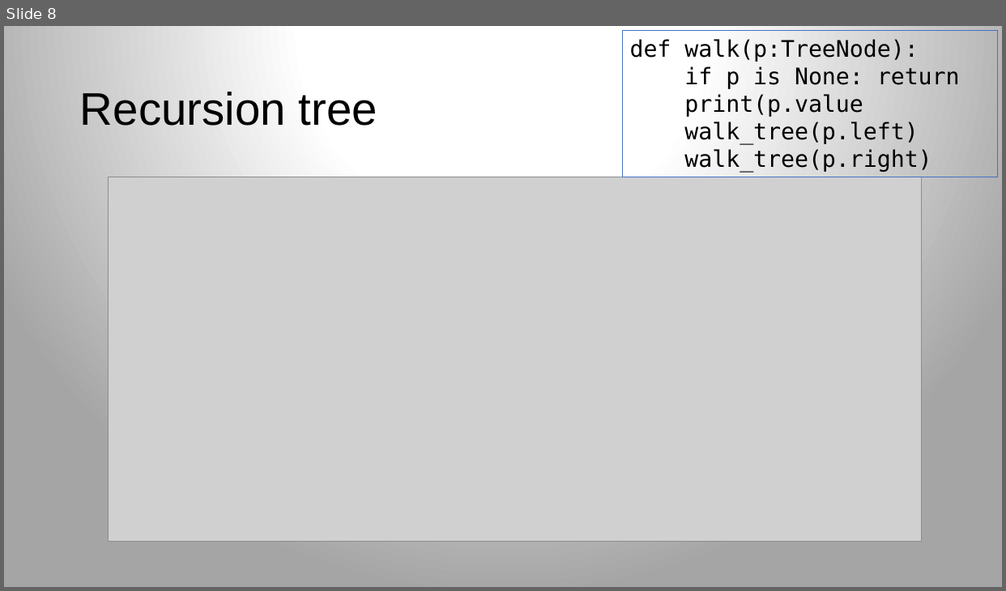
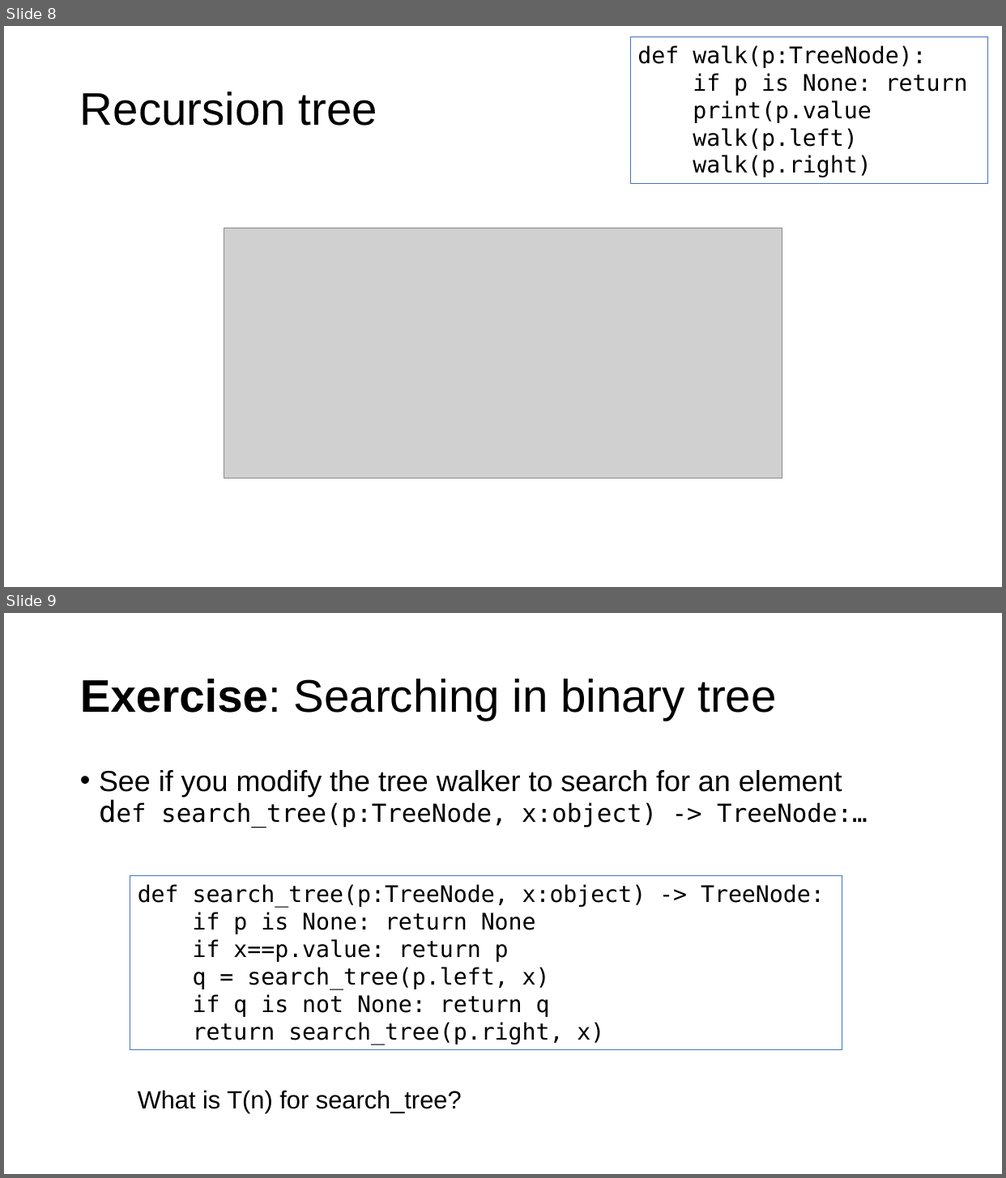
Before and after one commit to parrt/msds689, a slide deck: notes/walking-structures.pptx. Shown one above the other, each under a label of ours: slide 8 before the commit, slides 8 and 9 after it. The pictures are 1006x591 and 1006x1178 pixels, drawn with LibreOffice and Linux fonts; fonts in the diff are those of the drawing; grey boxes stand for pictures; background and template pictures are left out. Boxes give left, top, right and bottom in pixels: in the first picture for what was removed or moved away, otherwise in the second. Text is boxed around its words. In the diff, an @@ line names an element or a change of style, - is before the commit and + after.

```diff
--- a/notes/walking-structures.pptx
+++ b/notes/walking-structures.pptx
@@ slide 9 added at bbox=[4, 613, 1002, 1174], background #FFFFFF @@
@@ title added at bbox=[80, 679, 776, 720], 44 pt, text #000000 @@
+Exercise: Searching in binary tree
@@ text added at bbox=[99, 770, 867, 828], 28 pt, text #000000 @@
+• See if you modify the tree walker to search for an element
+  def search_tree(p:TreeNode, x:object) -> TreeNode:…
@@ rectangle added at bbox=[130, 876, 842, 1050], outline #4472C4 0.75 pt, 22 pt, text #000000 @@
+def search_tree(p:TreeNode, x:object) -> TreeNode:
+if p is None: return None
+if x==p.value: return p
+q = search_tree(p.left, x)
+if q is not None: return q
+return search_tree(p.right, x)
@@ text added at bbox=[138, 1090, 462, 1114], 24 pt, text #000000 @@
+What is T(n) for search_tree?
@@ slide 8 changed as well @@
@@ background gradient #FFFFFF to #A5A5A5 to #FFFFFF @@
@@ rectangle "def walk(p:TreeNode):": place and size @@
-rectangle "def walk(p:TreeNode):" at bbox=[622, 31, 997, 177]
+rectangle "def walk(p:TreeNode):" at bbox=[631, 37, 987, 183]
@@ text in rectangle at bbox=[692, 128, 872, 177]: text changed @@
-walk_tree(p.left)
-walk_tree(p.right)
+walk(p.left)
+walk(p.right)
@@ picture: place and size @@
-picture at bbox=[108, 177, 922, 543]
+picture at bbox=[224, 228, 782, 479]
```
Also in this commit, not shown: 12 other slides changed, 1 other slide added, 2 other files.
